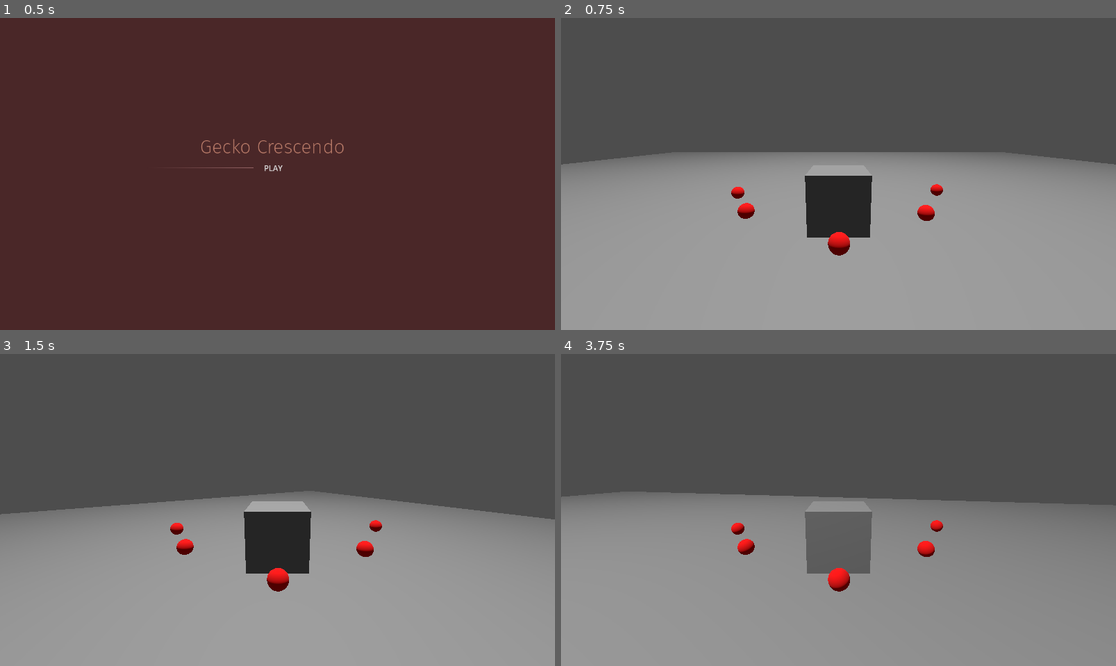
Above: before the commit, frames 1-4 (two rows, left to right).
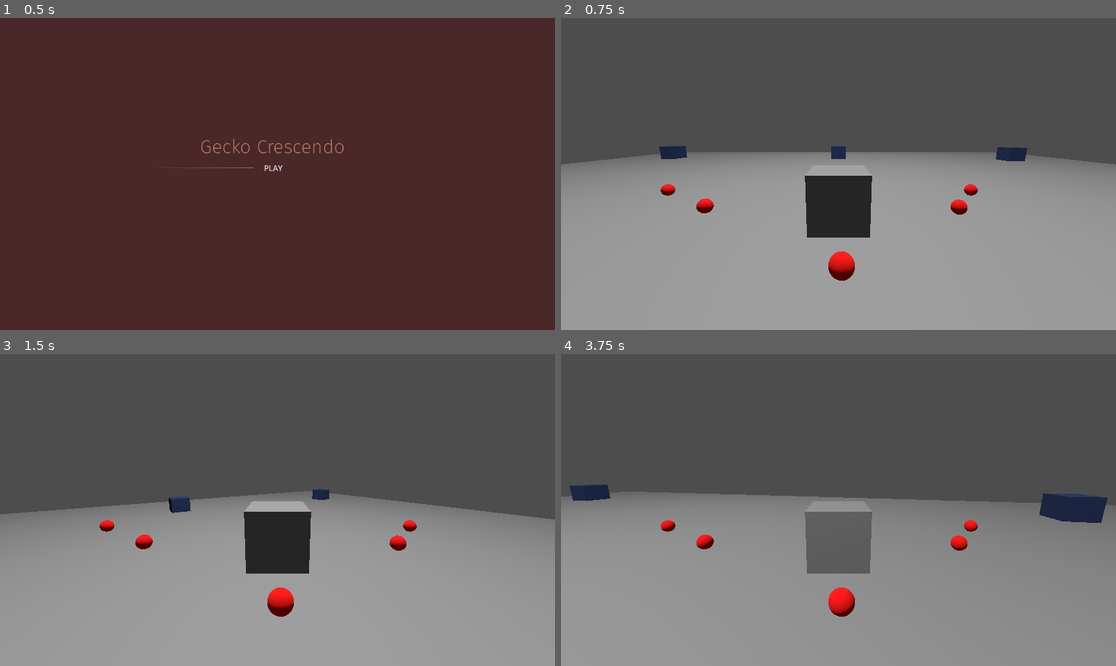
Above: after the commit, the same moments.

Repository: b10-jvz/GMTK-Game-Jam-2024
Game: Godot game, scene res://scenes/menus/home.tscn
Same seed, same stepped clock (60 frames per second), same inputs: the game is played once before the commit and once after it.
Inputs:
- Up to frame 1 (0.5 s): no input
- Up to frame 2 (0.75 s): click "PLAY" at 0.5 s
- Up to frame 3 (1.5 s): tap Enter (ui_accept) at 1.25 s; hold Right (ui_right) from 1.28 s (still down)
- Up to frame 4 (3.75 s): tap Enter (ui_accept) at 1.52, 2.27 s; release Right (ui_right) at 2.03 s; hold Down (ui_down) 2.03-2.78 s; hold Right (ui_right) 2.78-3.53 s; hold Up (ui_up) from 3.53 s (still down)

Frame 1 is identical in both runs. In frame 2, 1.9% of the frame differs, in the area x 17-84%, y 40-85%; in frame 3, 1.6%; in frame 4, 2.6%, in the area x 1-99%, y 41-85%.

Commit message:
GECKO ARMY

Diff:
--- a/gekkocrescsendo/FancyPlayer.tscn
+++ b/gekkocrescsendo/FancyPlayer.tscn
@@ -37,38 +37,38 @@
 shape = SubResource("BoxShape3D_4fca0")
 
 [node name="FollowNode1" type="Node3D" parent="." groups=["FollowNodes"]]
-transform = Transform3D(1, 0, 0, 0, 1, 0, 0, 0, 1, 1.776, 0, 0)
+transform = Transform3D(1, 0, 0, 0, 1, 0, 0, 0, 1, 2.37873, 0, 0)
 
 [node name="debugSphere" type="MeshInstance3D" parent="FollowNode1"]
 transform = Transform3D(1, 0, 0, 0, 1, 0, 0, 0, 1, -0.0427532, 0.640827, 0)
 mesh = SubResource("SphereMesh_yc0f5")
 
-[node name="FollowNode2" type="Node3D" parent="." groups=["FollowNodes"]]
-transform = Transform3D(1, 0, 0, 0, 1, 0, 0, 0, 1, -2.15221, 0, 0.17057)
+[node name="FollowNode5" type="Node3D" parent="." groups=["FollowNodes"]]
+transform = Transform3D(1, 0, 0, 0, 1, 0, 0, 0, 1, -2.967, 0, 0)
 
-[node name="debugSphere" type="MeshInstance3D" parent="FollowNode2"]
-transform = Transform3D(1, 0, 0, 0, 1, 0, 0, 0, 1, 0.45804, 0.640827, 0)
+[node name="debugSphere" type="MeshInstance3D" parent="FollowNode5"]
+transform = Transform3D(1, 0, 0, 0, 1, 0, 0, 0, 1, -0.0427532, 0.640827, 0)
+mesh = SubResource("SphereMesh_yc0f5")
+
+[node name="FollowNode4" type="Node3D" parent="." groups=["FollowNodes"]]
+transform = Transform3D(1, 0, 0, 0, 1, 0, 0, 0, 1, -1.78951, 0, 0.812078)
+
+[node name="debugSphere" type="MeshInstance3D" parent="FollowNode4"]
+transform = Transform3D(1, 0, 0, 0, 1, 0, 0, 0, 1, -0.0427532, 0.640827, 0)
 mesh = SubResource("SphereMesh_yc0f5")
 
 [node name="FollowNode3" type="Node3D" parent="." groups=["FollowNodes"]]
-transform = Transform3D(1, 0, 0, 0, 1, 0, 0, 0, 1, 1.09389, 0, -1.20655)
+transform = Transform3D(1, 0, 0, 0, 1, 0, 0, 0, 1, 1.66948, 0, 0.860747)
 
 [node name="debugSphere" type="MeshInstance3D" parent="FollowNode3"]
-transform = Transform3D(1, 0, 0, 0, 1, 0, 0, 0, 1, 0, 0.640827, 2.27598)
+transform = Transform3D(1, 0, 0, 0, 1, 0, 0, 0, 1, -0.0427532, 0.640827, 0)
 mesh = SubResource("SphereMesh_yc0f5")
 
-[node name="FollowNode4" type="Node3D" parent="."]
-transform = Transform3D(1, 0, 0, 0, 1, 0, 0, 0, 1, -1.67814, 0, -1.21267)
+[node name="FollowNode2" type="Node3D" parent="." groups=["FollowNodes"]]
+transform = Transform3D(1, 0, 0, 0, 1, 0, 0, 0, 1, 0.066038, 0, 2.1067)
 
-[node name="debugSphere" type="MeshInstance3D" parent="FollowNode4" groups=["FollowNodes"]]
-transform = Transform3D(1, 0, 0, 0, 1, 0, 0, 0, 1, 0.493056, 0.640827, 2.21163)
-mesh = SubResource("SphereMesh_yc0f5")
-
-[node name="FollowNode5" type="Node3D" parent="."]
-transform = Transform3D(1, 0, 0, 0, 1, 0, 0, 0, 1, 0.00515604, 0, -1.13123)
-
-[node name="debugSphere" type="MeshInstance3D" parent="FollowNode5" groups=["FollowNodes"]]
-transform = Transform3D(1, 0, 0, 0, 1, 0, 0, 0, 1, 0, 0.640827, 2.92307)
+[node name="debugSphere" type="MeshInstance3D" parent="FollowNode2"]
+transform = Transform3D(1, 0, 0, 0, 1, 0, 0, 0, 1, -0.0427532, 0.640827, 0)
 mesh = SubResource("SphereMesh_yc0f5")
 
 [connection signal="body_entered" from="TouchArea" to="." method="_on_touch_area_body_entered"]
--- a/gekkocrescsendo/friendly_gecko_body_3d.gd
+++ b/gekkocrescsendo/friendly_gecko_body_3d.gd
@@ -12,7 +12,13 @@
 	if not is_on_floor():
 		velocity += get_gravity() * delta
 
-	var direction := (targetNode.global_position - global_position).normalized();
+	var direction := targetNode.global_position - global_position
+
+	if direction.length() < 0.2:
+		return
+	else:
+		direction = direction.normalized()
+
 	if direction:
 		velocity.x = direction.x * SPEED
 		velocity.z = direction.z * SPEED
--- a/gekkocrescsendo/scenes/levels/canyon.tscn
+++ b/gekkocrescsendo/scenes/levels/canyon.tscn
@@ -31,6 +31,18 @@
 omni_range = 67.272
 
 [node name="FriendlyGeckoBody3D" parent="." instance=ExtResource("2_dcqcu")]
-transform = Transform3D(1, 0, 0, 0, 1, 0, 0, 0, 1, 0, 0, 5.47971)
+transform = Transform3D(1, 0, 0, 0, 1, 0, 0, 0, 1, 0, 0, -10.4698)
+
+[node name="FriendlyGeckoBody3D5" parent="." instance=ExtResource("2_dcqcu")]
+transform = Transform3D(1, 0, 0, 0, 1, 0, 0, 0, 1, 10.7916, 0, -9.26334)
+
+[node name="FriendlyGeckoBody3D4" parent="." instance=ExtResource("2_dcqcu")]
+transform = Transform3D(1, 0, 0, 0, 1, 0, 0, 0, 1, -11.2752, 0, -10.4698)
+
+[node name="FriendlyGeckoBody3D3" parent="." instance=ExtResource("2_dcqcu")]
+transform = Transform3D(1, 0, 0, 0, 1, 0, 0, 0, 1, -11.2348, 0, 11.5674)
+
+[node name="FriendlyGeckoBody3D2" parent="." instance=ExtResource("2_dcqcu")]
+transform = Transform3D(1, 0, 0, 0, 1, 0, 0, 0, 1, 11.8944, 0, 11.9749)
 
 [node name="Player3DBody" parent="." instance=ExtResource("2_bs15a")]
--- a/gekkocrescsendo/scenes/levels/character_body_3d.gd
+++ b/gekkocrescsendo/scenes/levels/character_body_3d.gd
@@ -4,6 +4,12 @@
 const JUMP_VELOCITY = 4.5
 const ROTATION_SPEED = 3.0
 
+var MyParty : Array = []
+var RNG : RandomNumberGenerator
+
+func _init() -> void:
+
+	RNG = RandomNumberGenerator.new()
 
 func _physics_process(delta: float) -> void:
 	# Add the gravity.
@@ -40,7 +46,12 @@
 
 
 func _on_touch_area_body_entered(body: Node3D) -> void:
-	if body is FriendlyGecko:
-		body.targetNode = $FollowNode1
+	if body is FriendlyGecko and !MyParty.has(body):
+		var followNodeIndex = RNG.randi_range(0,4)
+		var TargetNodes = [$FollowNode1, $FollowNode2, $FollowNode3, $FollowNode4, $FollowNode5]
+		var takenTargetNodes = MyParty.map(func(x): return x.targetNode)
+
+		body.targetNode = TargetNodes[MyParty.size() - 1]
+		MyParty.append(body)
 		print(body.name + " touched me, hees following ME")
 	pass # Replace with function body.
